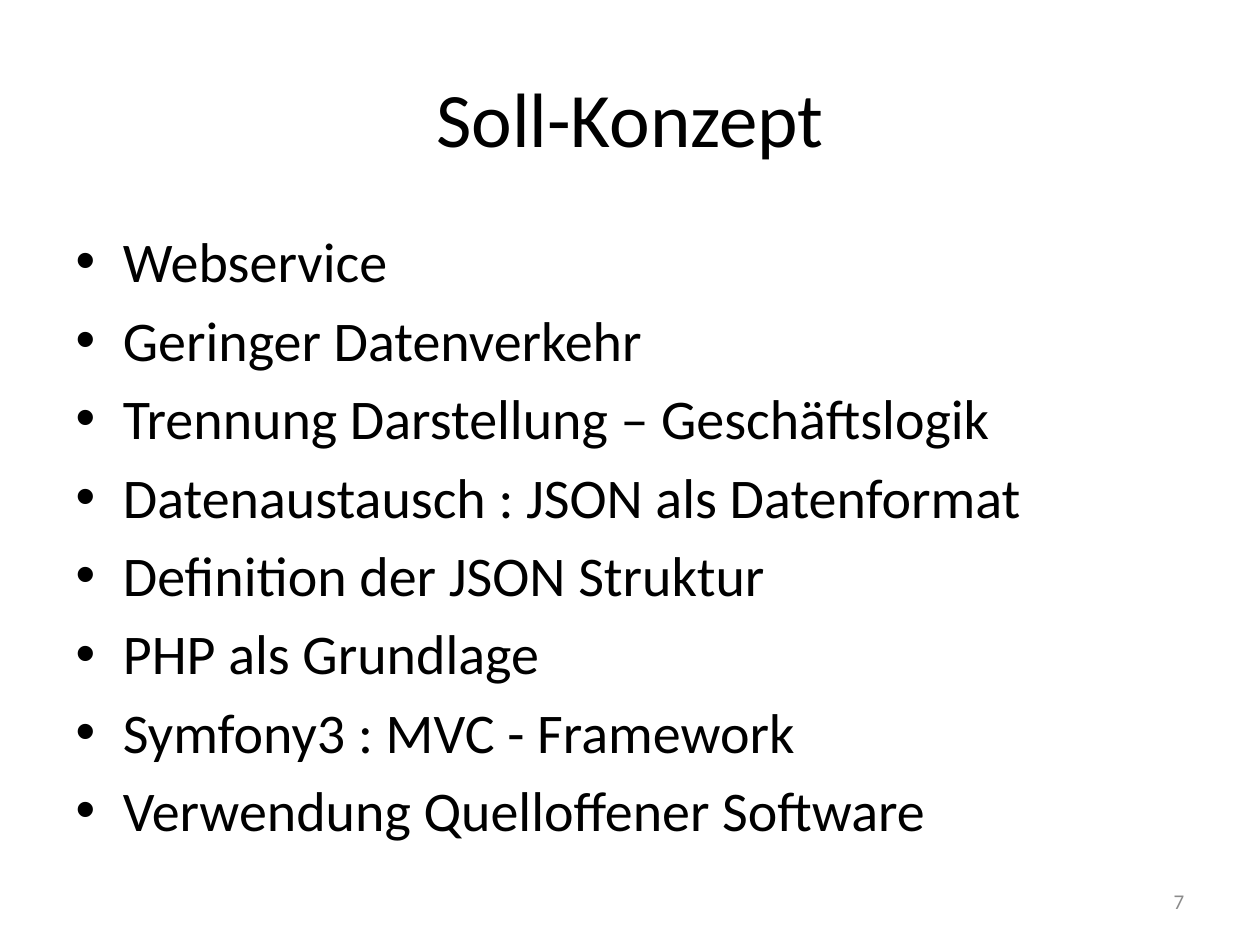
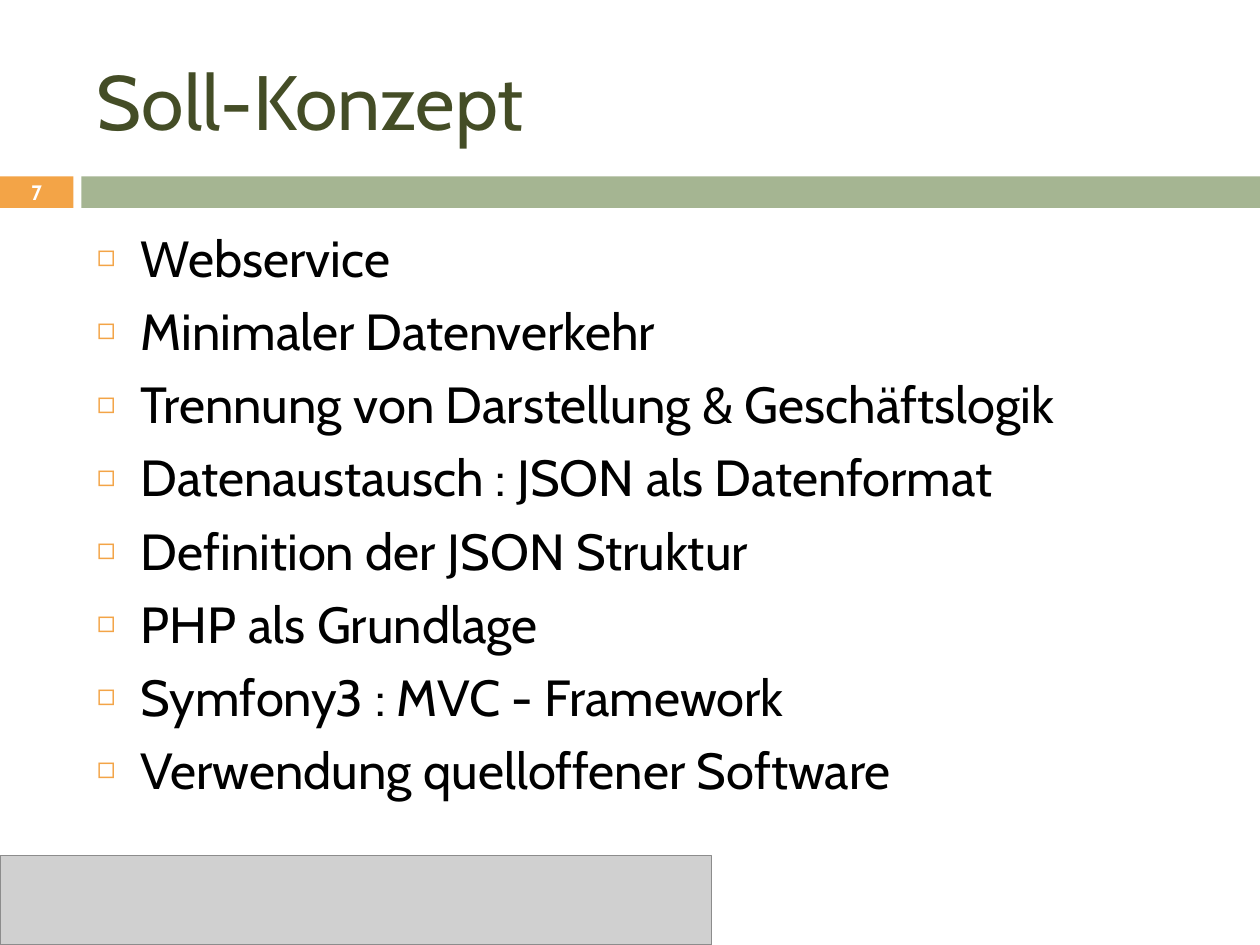
Before and after one commit to janhelmle/weiterbildung_fachinformatiker_ihk_projektantrag, a slide deck: slide 7 of praesentation/Projektpräsentation.pptx. Drawn at 1260x945 pixels with LibreOffice and Linux fonts; fonts in the diff are those of the drawing; grey boxes stand for pictures. Boxes give left, top, right and bottom in pixels: in the first picture for what was removed or moved away, otherwise in the second. Text is boxed around its words. In the diff, an @@ line names an element or a change of style, - is before the commit and + after.

```diff
--- a/praesentation/Projektpräsentation.pptx
+++ b/praesentation/Projektpräsentation.pptx
@@ title "Soll-Konzept": place and size @@
-title "Soll-Konzept" at (436,93,823,160)
+title "Soll-Konzept" at (97,72,524,147)
@@ title "Soll-Konzept" at (97,72,524,147): font Calibri to Cabin, text colour #000000 to #444D26; alignment centre to left @@
@@ page number: place and size @@
-page number at (1174,895,1185,909)
+page number at (31,185,42,200)
@@ page number at (31,185,42,200): size 12 to 11.9 pt, font Calibri to Cabin, text colour #8C8C8C to #FFFFFF, bold on; alignment right to centre @@
@@ rectangle added at (0,176,73,208), fill #F3A447 @@
@@ rectangle added at (82,176,1260,208), fill #A5B592 @@
@@ text "Webservice": place and size @@
-text "Webservice" at (123,243,1021,841)
+text "Webservice" at (141,239,1054,801)
@@ text at (141,239,992,727): size 32 to 29 pt, font Calibri to Cabin in "Webservice", "Datenaustausch : JSON als Datenformat", "Definition der JSON Struktur", "PHP als Grundlage" and 1 more places; bullet • to ◻ @@
@@ text at (141,312,1054,435): text changed; size 32 to 29 pt; font Calibri to Cabin @@
-• Geringer Datenverkehr
-• Trennung Darstellung – Geschäftslogik
+◻ Minimaler Datenverkehr
+◻ Trennung von Darstellung & Geschäftslogik
@@ text at (141,751,891,801): text changed; size 32 to 29 pt; font Calibri to Cabin @@
-• Verwendung Quelloffener Software
+◻ Verwendung quelloffener Software
@@ picture added at (0,856,712,945) @@
```
Also in this commit, not shown: 16 other slides changed, 1 other file.
